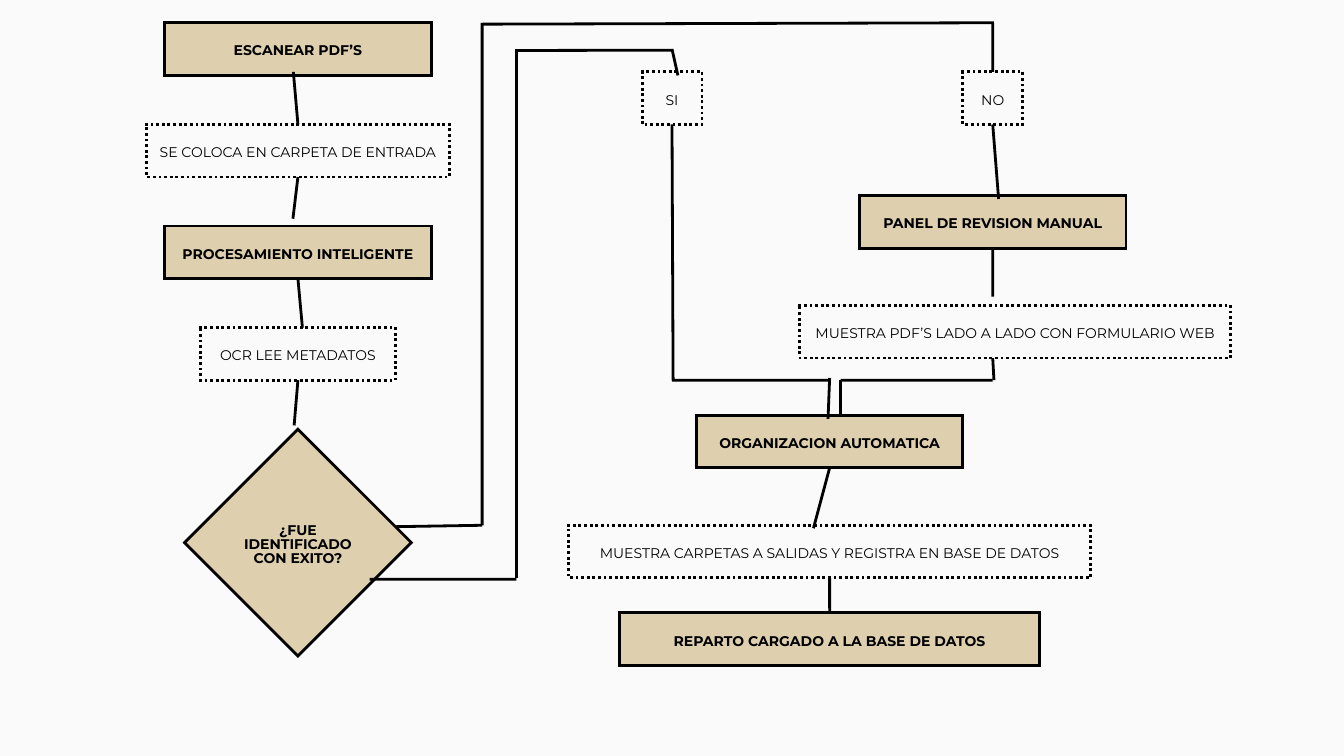
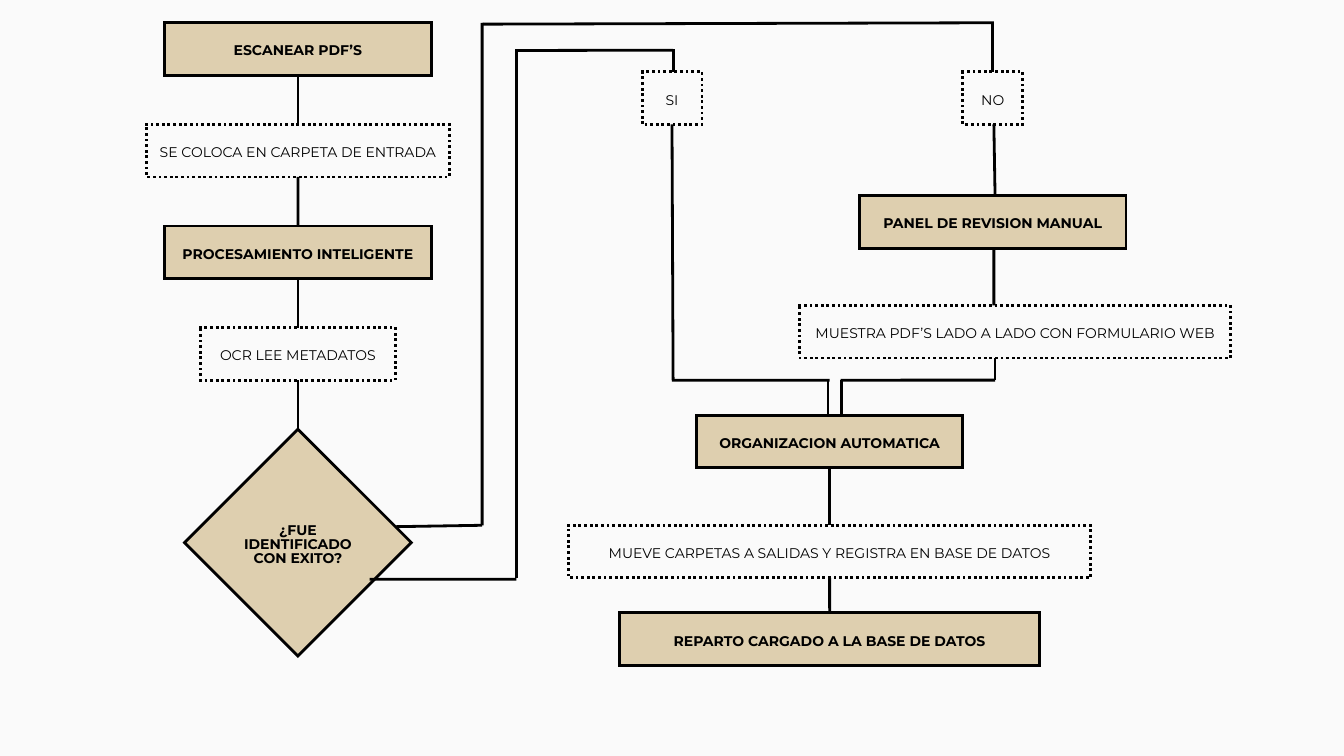
Before and after one commit to CordobaIsmael/Gestor_Archivos, a slide deck: slide 4 of Presentacion.pptx. Drawn at 1344x756 pixels with LibreOffice and Linux fonts; fonts in the diff are those of the drawing. Boxes give left, top, right and bottom in pixels: in the first picture for what was removed or moved away, otherwise in the second. Text is boxed around its words. In the diff, an @@ line names an element or a change of style, - is before the commit and + after.

```diff
--- a/Presentacion.pptx
+++ b/Presentacion.pptx
@@ line moved from (672, 49) - (678, 75) to (673, 49) - (673, 72) @@
@@ line moved from (294, 72) - (298, 124) to (298, 75) - (298, 124) @@
@@ line moved from (993, 124) - (999, 199) to (994, 124) - (995, 196) @@
@@ line moved from (298, 177) - (293, 218) to (298, 177) - (298, 226) @@
@@ line moved from (993, 249) - (993, 297) to (994, 249) - (994, 306) @@
@@ line moved from (298, 279) - (302, 327) to (298, 279) - (298, 327) @@
@@ line moved from (298, 380) - (294, 425) to (298, 380) - (298, 429) @@
@@ line moved from (830, 378) - (828, 419) to (828, 380) - (828, 415) @@
@@ line moved from (830, 468) - (814, 528) to (830, 468) - (830, 525) @@
@@ text at (x1=609, y1=548, x2=1050, y2=558): text changed @@
-MUESTRA CARPETAS A SALIDAS Y REGISTRA EN BASE DE DATOS
+MUEVE CARPETAS A SALIDAS Y REGISTRA EN BASE DE DATOS
```
Also in this commit, not shown: 3 other slides changed, 7 other files.
